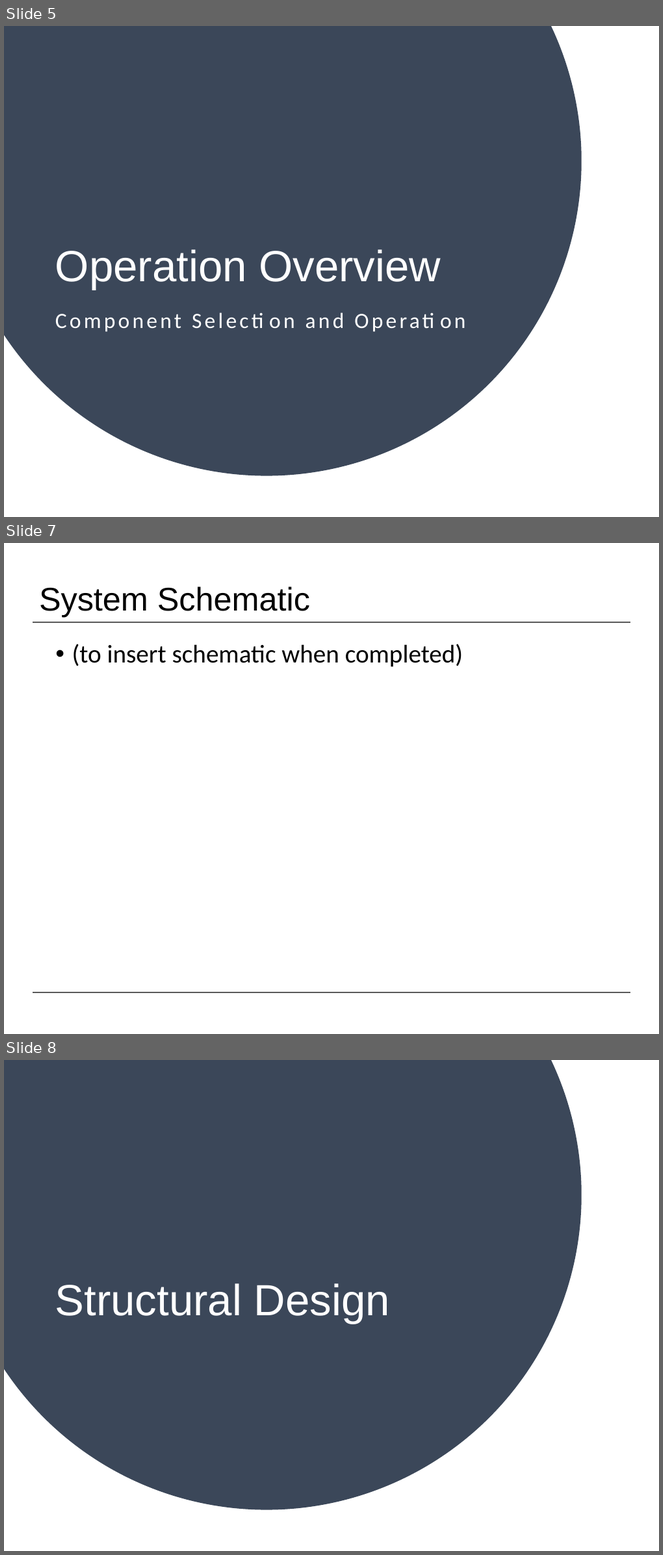
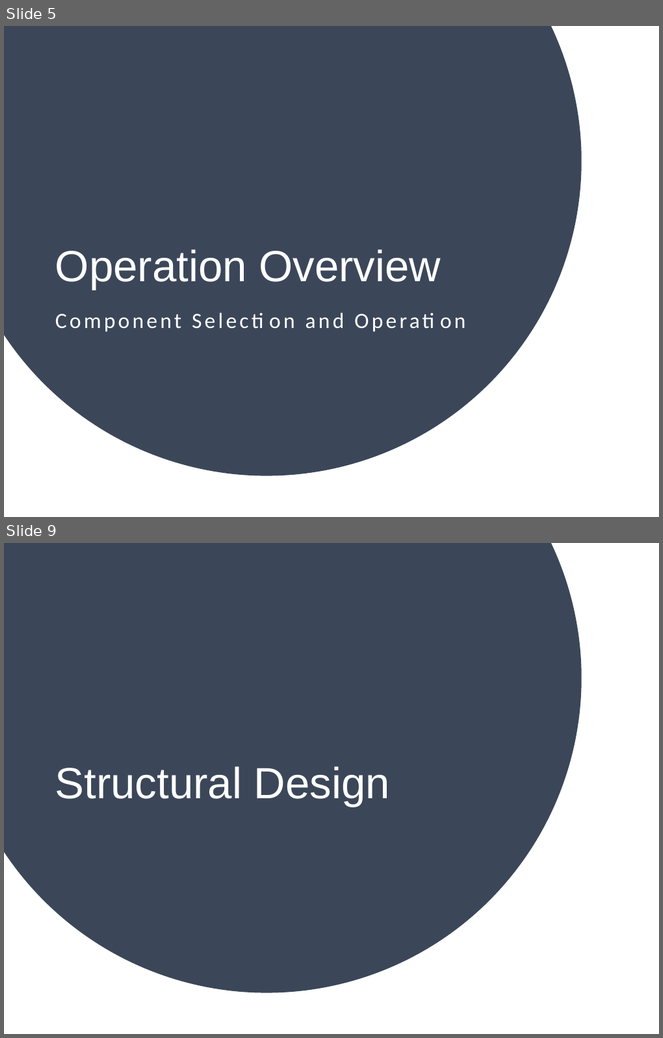
Before and after one commit to NikitaSardesai/AERO3760-Space-Engineering-2, a slide deck: Presentation/SnapSat PDR Presentation.pptx. Shown one above the other, each under a label of ours: slides 5, 7 and 8 before the commit, slides 5 and 9 after it; the slides between them are not shown. The pictures are 663x1555 and 663x1038 pixels, drawn with LibreOffice and Linux fonts; fonts in the diff are those of the drawing; background and template pictures are left out. Boxes give left, top, right and bottom in pixels: in the first picture for what was removed or moved away, otherwise in the second. Text is boxed around its words. In the diff, an @@ line names an element or a change of style, - is before the commit and + after.

```diff
--- a/Presentation/SnapSat PDR Presentation.pptx
+++ b/Presentation/SnapSat PDR Presentation.pptx
@@ slide 7 removed at (4, 543, 659, 1034), background #FFFFFF @@
@@ title removed at (39, 587, 310, 617) @@
-System Schematic
@@ line removed from (33, 622) to (631, 622) @@
@@ text removed at (72, 644, 464, 667) @@
-• (to insert schematic when completed)
@@ line removed from (33, 992) to (631, 992) @@
@@ what was slide 8 is now slide 9 @@
```
Also in this commit, not shown: 2 slides changed, 4 slides added, 7 other files.
